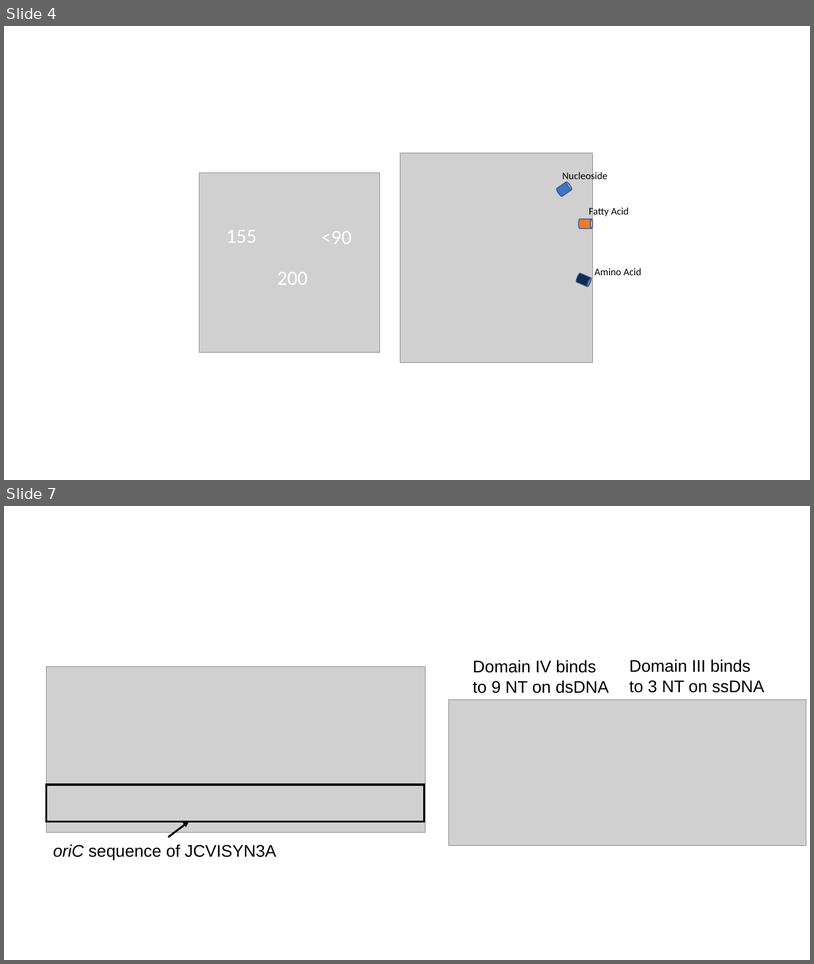
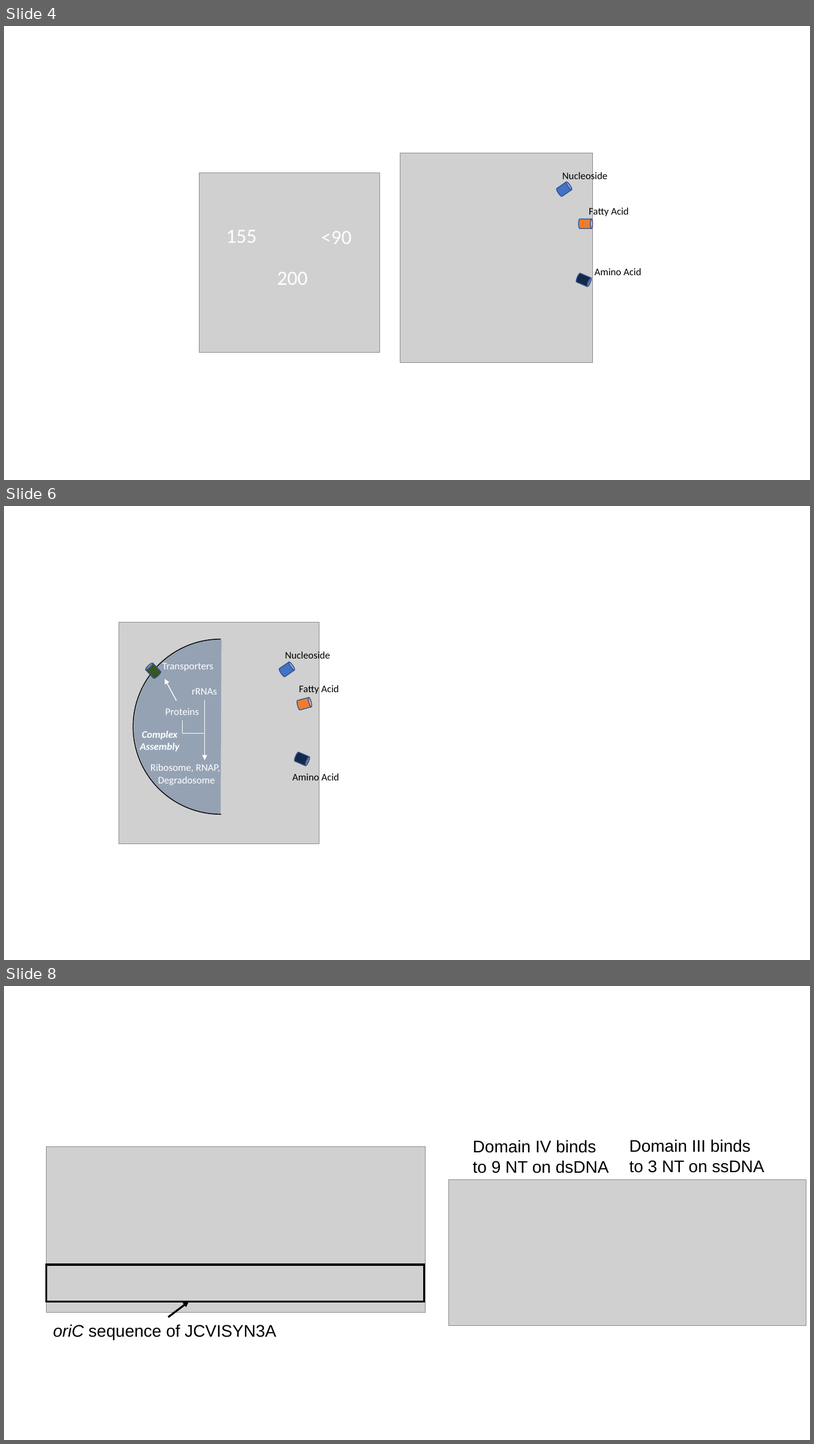
Before and after one commit to Luthey-Schulten-Lab/SummerSchool_2025, a slide deck: CME/figs/figs_WCM/figs_WCM.pptx. Shown one above the other, each under a label of ours: slides 4 and 7 before the commit, slides 4, 6 and 8 after it; the slides between them are not shown. The pictures are 814x964 and 814x1444 pixels, drawn with LibreOffice and Linux fonts; fonts in the diff are those of the drawing; grey boxes stand for pictures. Boxes give left, top, right and bottom in pixels: in the first picture for what was removed or moved away, otherwise in the second. Text is boxed around its words. In the diff, an @@ line names an element or a change of style, - is before the commit and + after.

```diff
--- a/CME/figs/figs_WCM/figs_WCM.pptx
+++ b/CME/figs/figs_WCM/figs_WCM.pptx
@@ slide 6 added at (x1=4, y1=506, x2=810, y2=960), background #FFFFFF @@
@@ picture added at (x1=119, y1=622, x2=320, y2=844) @@
@@ arc (boxed as its full ellipse) added at (x1=134, y1=639, x2=308, y2=814), outline #000000 1 pt @@
@@ chord (boxed as its full ellipse) added at (x1=134, y1=639, x2=309, y2=814), fill #657D9D at 55% opacity @@
@@ cylinder added at (x1=145, y1=662, x2=162, y2=679), fill #385723, outline #325491 1 pt @@
@@ text added at (x1=162, y1=663, x2=213, y2=671), 12 pt, text #FFFFFF @@
+Transporters
@@ cylinder added at (x1=279, y1=661, x2=296, y2=677), fill #4472C4, outline #325491 1 pt @@
@@ text added at (x1=285, y1=651, x2=330, y2=661), 12 pt, text #000000 @@
+Nucleoside
@@ arrow added from (176, 701) to (165, 679), #FFFFFF 1 pt @@
@@ text added at (x1=299, y1=685, x2=339, y2=694), 12 pt, text #000000 @@
+Fatty Acid
@@ text added at (x1=192, y1=688, x2=217, y2=694), 12 pt, text #FFFFFF @@
+rRNAs
@@ arrow added from (205, 700) to (205, 760), #FFFFFF 1 pt @@
@@ cylinder added at (x1=297, y1=697, x2=312, y2=710), fill #ED7D31, outline #325491 1 pt @@
@@ text added at (x1=165, y1=708, x2=199, y2=715), 12 pt, text #FFFFFF @@
+Proteins
@@ elbow line added from (182, 720) to (204, 733), #FFFFFF 1 pt @@
@@ text added at (x1=140, y1=730, x2=180, y2=751), 12 pt, text #FFFFFF, bold, italic @@
+Complex
+Assembly
@@ cylinder added at (x1=294, y1=751, x2=311, y2=766), fill #13294B, outline #325491 1 pt @@
@@ text added at (x1=150, y1=763, x2=220, y2=785), 12 pt, text #FFFFFF @@
+Ribosome, RNAP,
+Degradosome
@@ text added at (x1=293, y1=772, x2=339, y2=783), 12 pt, text #000000 @@
+Amino Acid
@@ what was slide 7 is now slide 8 @@
```
Also in this commit, not shown: 1 slide changed, 4 other files.
